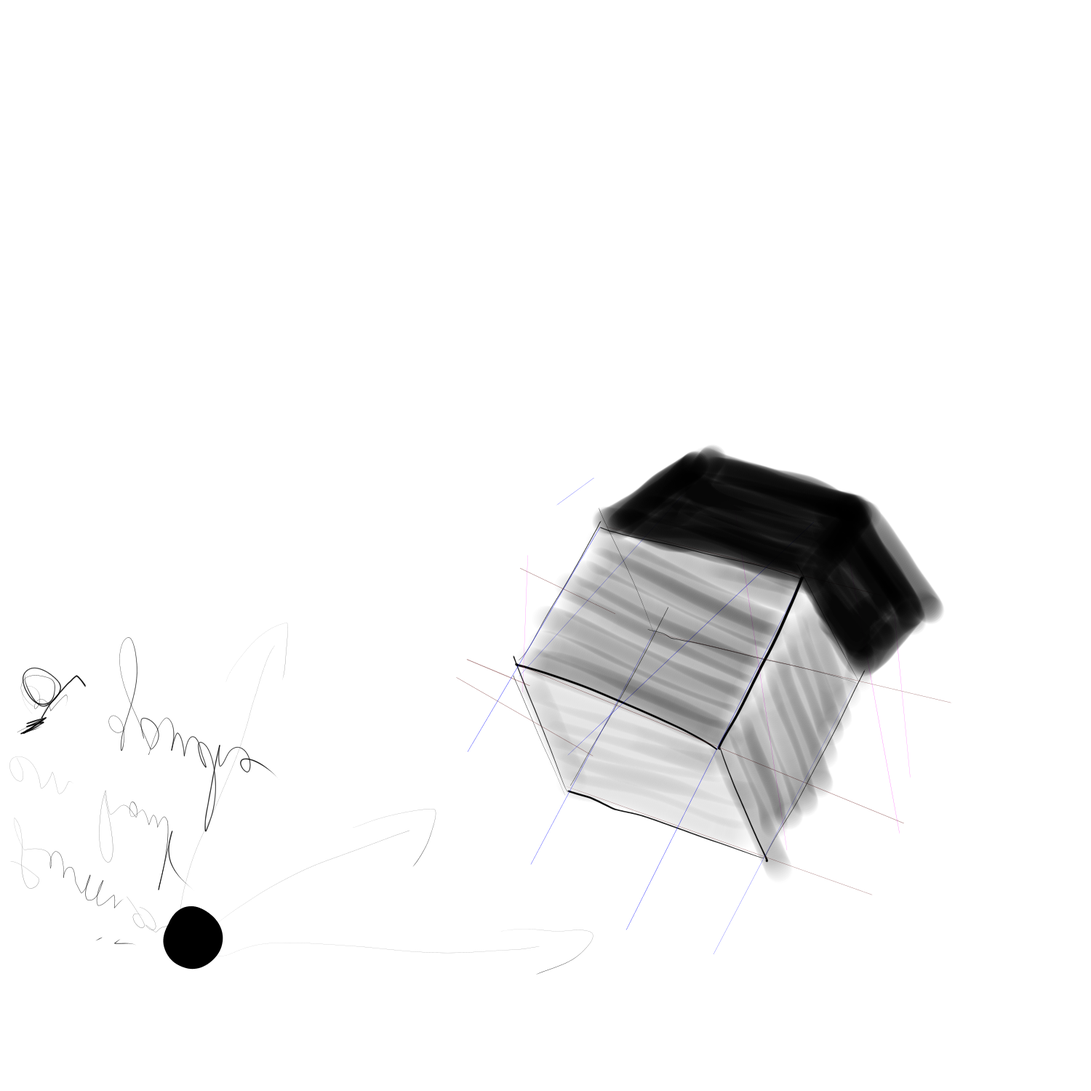
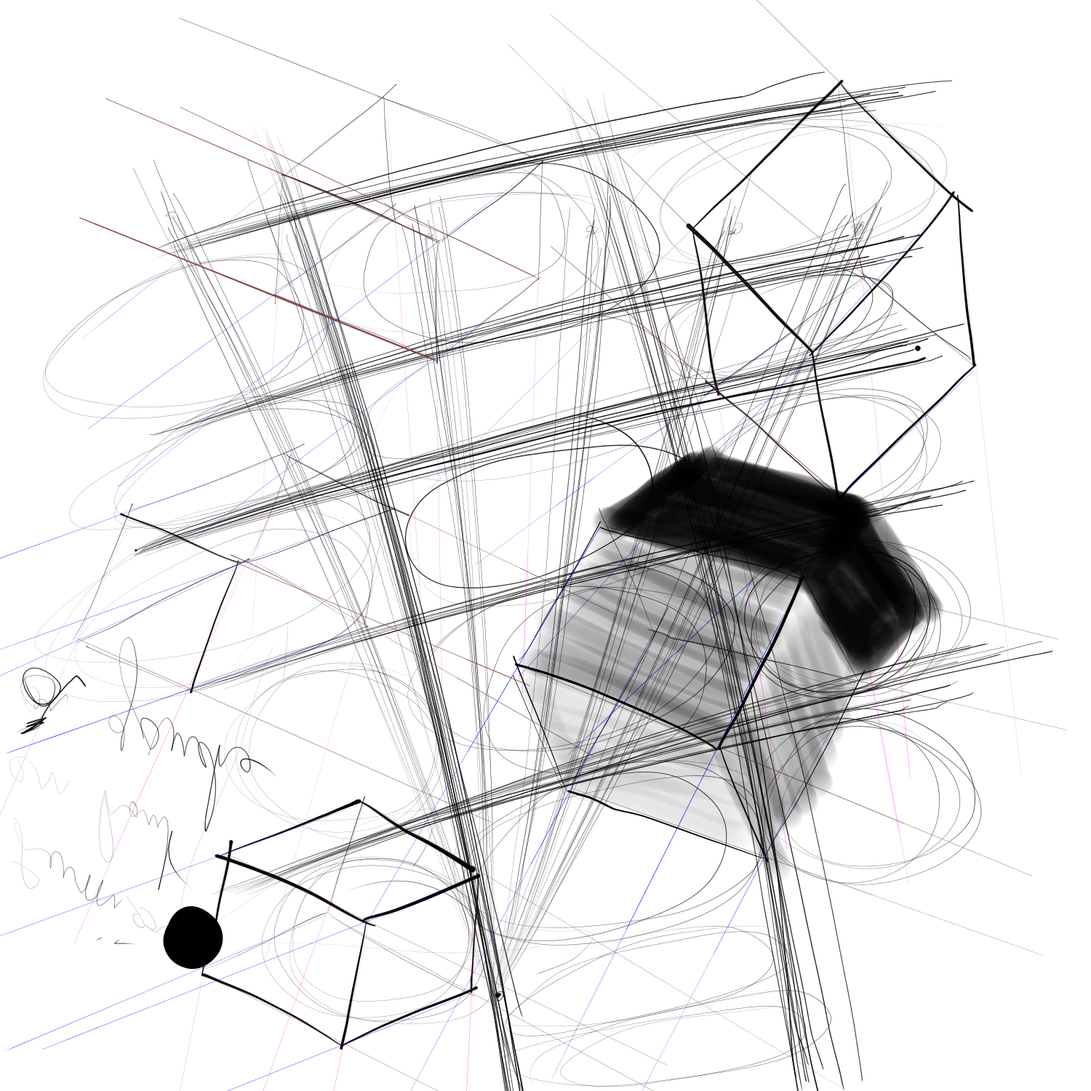
Layered file, before and after one edit (1091 × 1091). Changes by layer:
painted on "shadow" over [0, 186, 978, 1025]
showed "boxs", painted on it over [0, 0, 1068, 1091]
showed "warmup2" over [93, 139, 932, 1025]
showed "warmup", painted on it over [0, 46, 1068, 1091]
